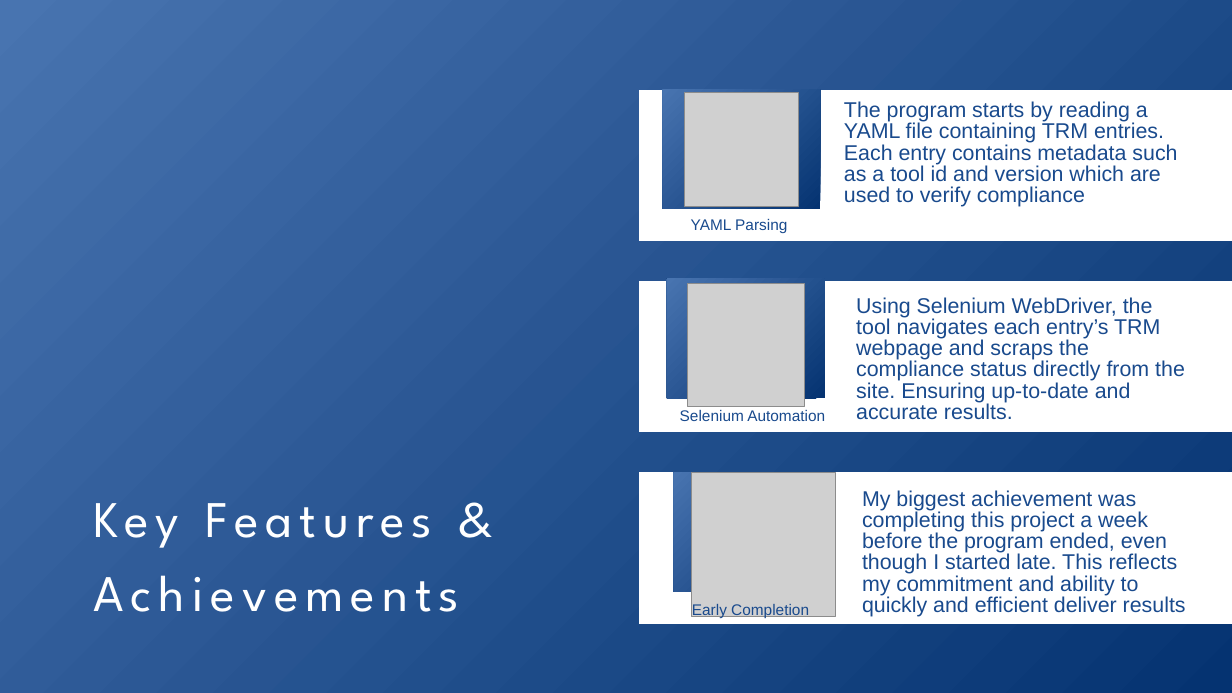
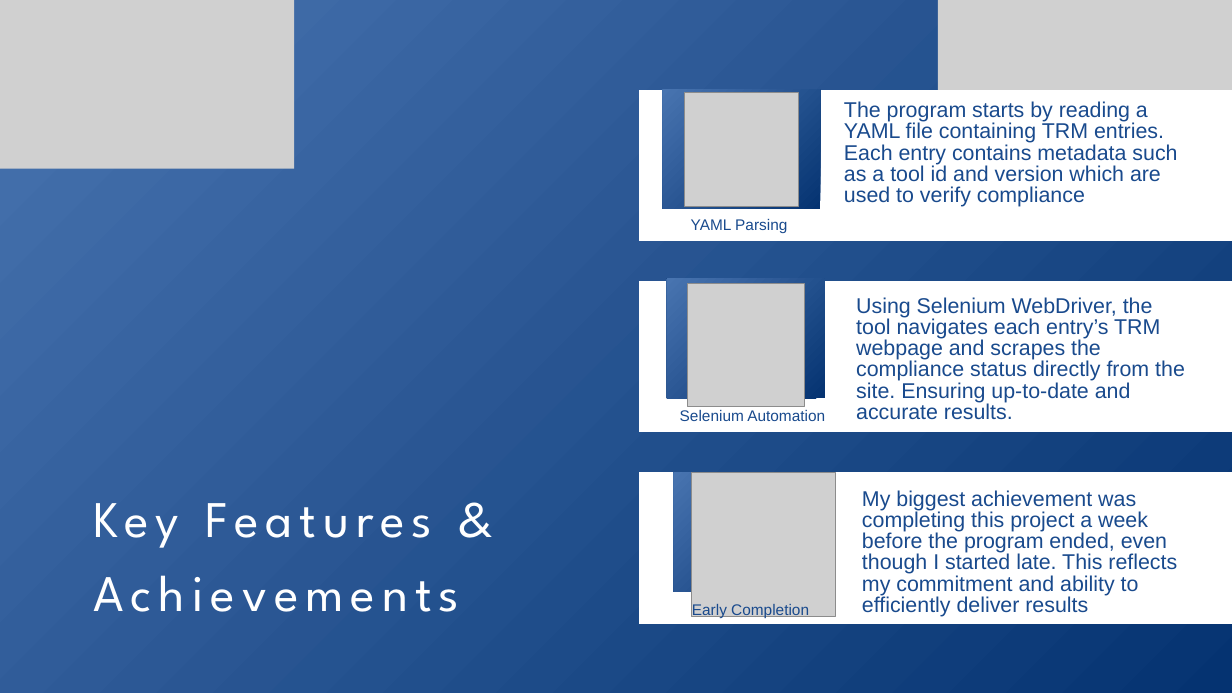
Before and after one commit to lbenhartVA/trm-compliance-check, a slide deck: slide 4 of docs/wiki/TRM_Project_Presentation.pptx. Drawn at 1232x693 pixels with LibreOffice and Linux fonts; fonts in the diff are those of the drawing; grey boxes stand for pictures. Boxes give left, top, right and bottom in pixels: in the first picture for what was removed or moved away, otherwise in the second. Text is boxed around its words. In the diff, an @@ line names an element or a change of style, - is before the commit and + after.

```diff
--- a/docs/wiki/TRM_Project_Presentation.pptx
+++ b/docs/wiki/TRM_Project_Presentation.pptx
@@ picture added at [0,0,294,169] @@
@@ picture added at [938,0,1232,184] @@
@@ text at [856,297,1185,419]: text changed @@
-Using Selenium WebDriver, the tool navigates each entry’s TRM webpage and scraps the compliance status directly from the site. Ensuring up-to-date and accurate results.
+Using Selenium WebDriver, the tool navigates each entry’s TRM webpage and scrapes the compliance status directly from the site. Ensuring up-to-date and accurate results.
@@ text at [862,490,1177,617]: text changed @@
-My biggest achievement was completing this project a week before the program ended, even though I started late. This reflects my commitment and ability to quickly and efficient deliver results
+My biggest achievement was completing this project a week before the program ended, even though I started late. This reflects my commitment and ability to efficiently deliver results
```
Also in this commit, not shown: 1 other slide changed.
